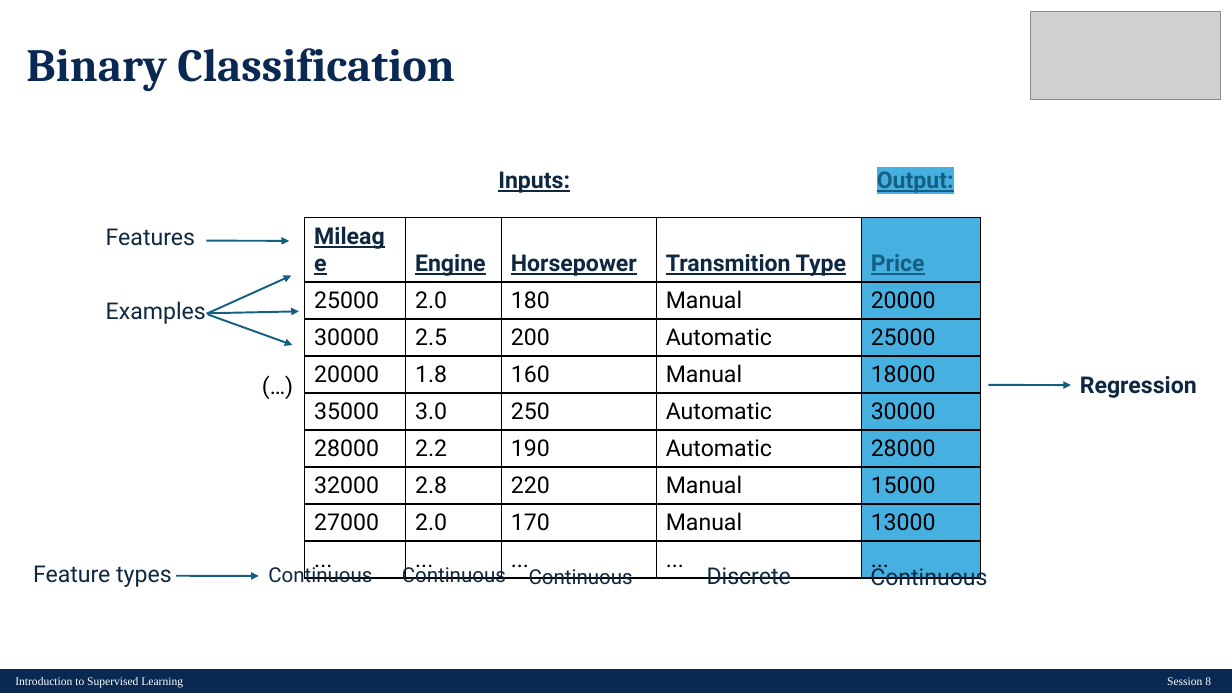
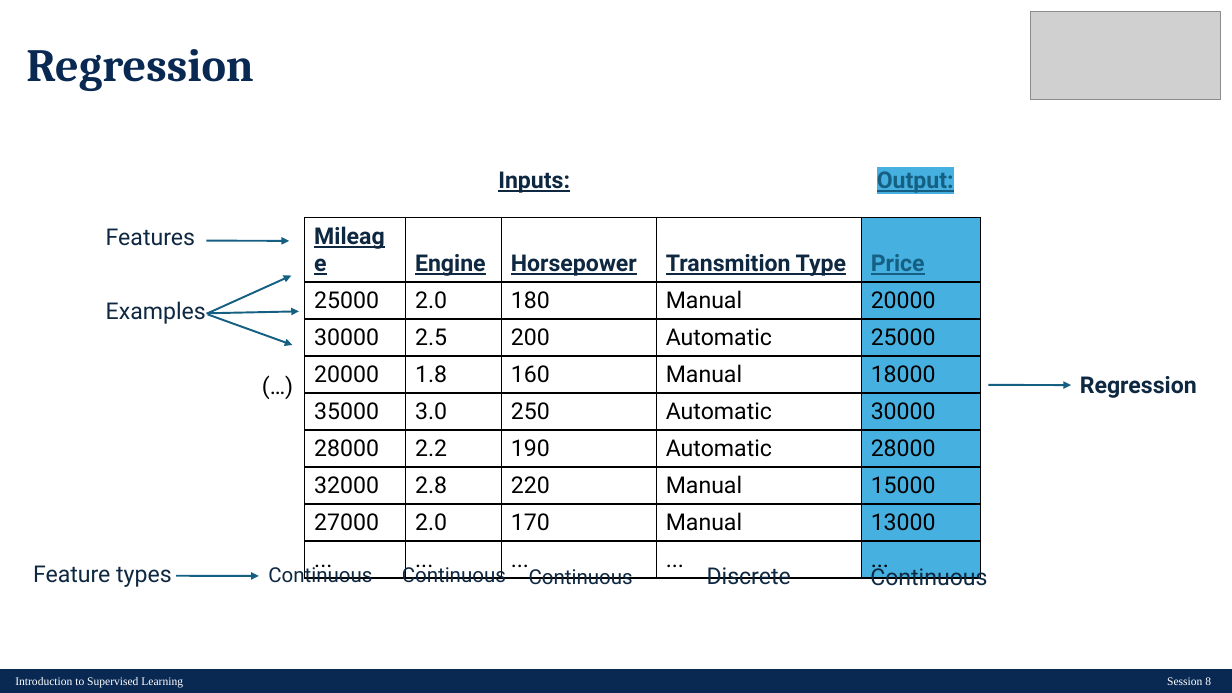
Before and after one commit to makee5/ML_ADS, a slide deck: slide 7 of materials/session8/T/ML-Session8-T.pptx. Drawn at 1232x693 pixels with LibreOffice and Linux fonts; fonts in the diff are those of the drawing; grey boxes stand for pictures. Boxes give left, top, right and bottom in pixels: in the first picture for what was removed or moved away, otherwise in the second. Text is boxed around its words. In the diff, an @@ line names an element or a change of style, - is before the commit and + after.

Commit message:
[FIX] typos on session 8 T slides

```diff
--- a/materials/session8/T/ML-Session8-T.pptx
+++ b/materials/session8/T/ML-Session8-T.pptx
@@ title at [26, 49, 253, 91]: text changed @@
-Binary Classification
+Regression
```
Also in this commit, not shown: 2 other slides changed, 1 other file.
